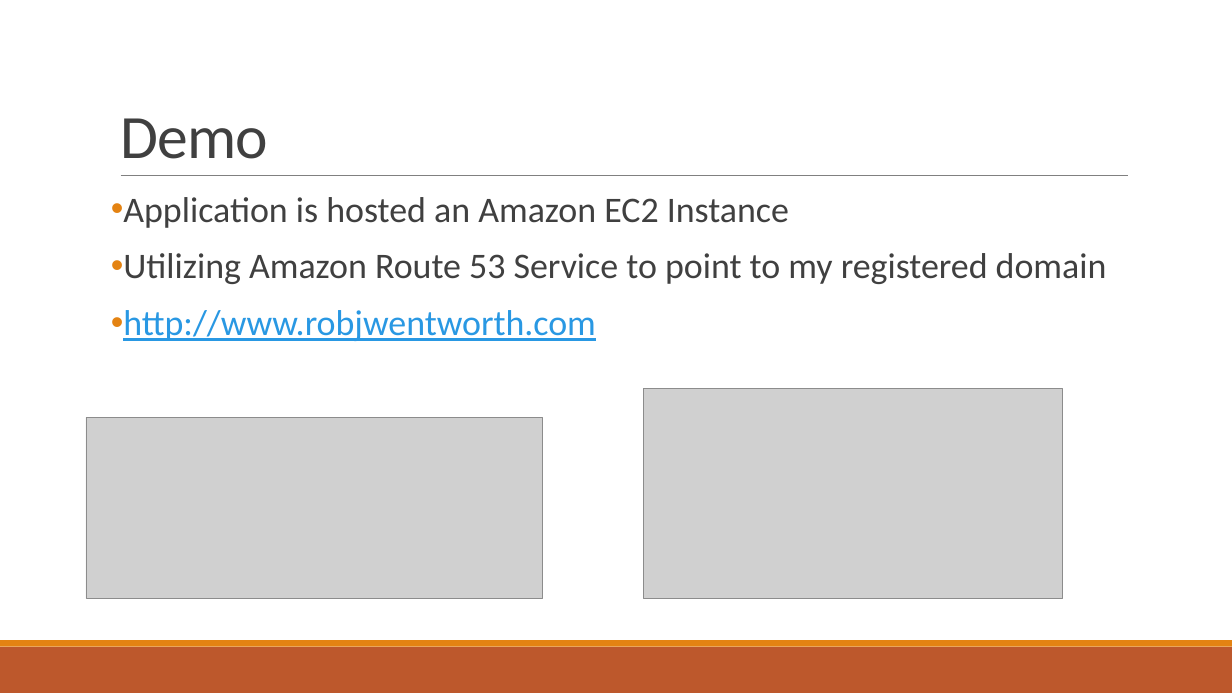
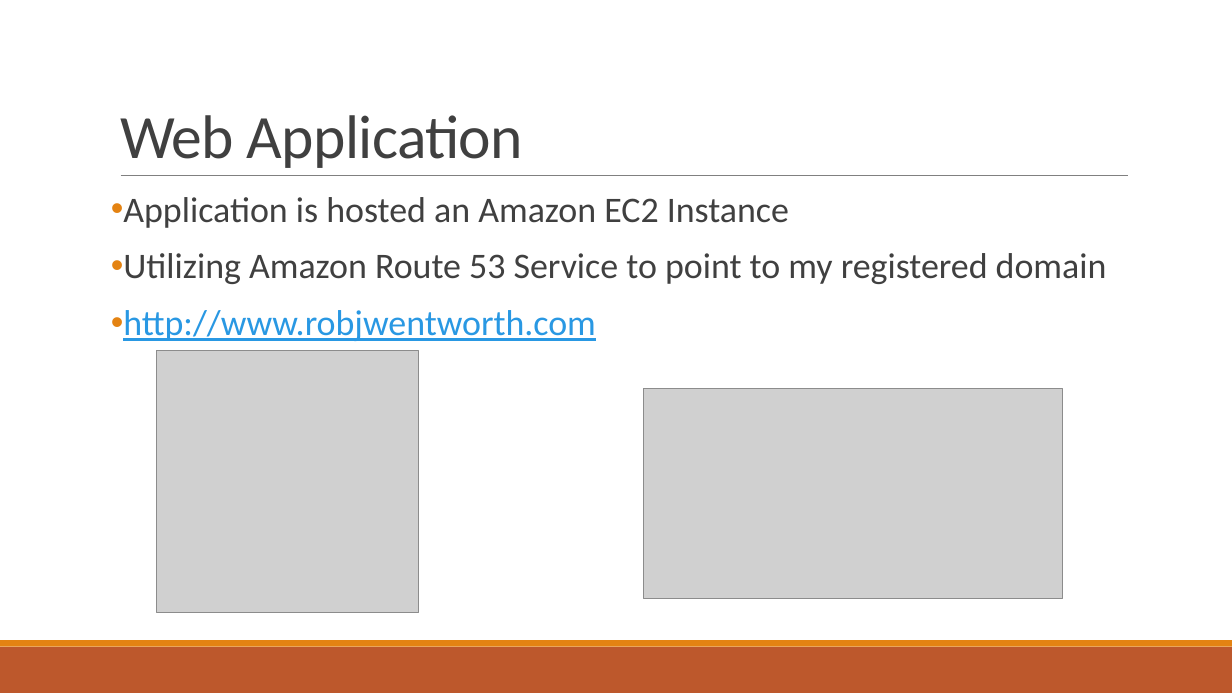
Before and after one commit to robjwentworth/capstone, a slide deck: slide 6 of rob-presentation.pptx (slide 5 before the commit). Drawn at 1232x693 pixels with LibreOffice and Linux fonts; fonts in the diff are those of the drawing; grey boxes stand for pictures. Boxes give left, top, right and bottom in pixels: in the first picture for what was removed or moved away, otherwise in the second. Text is boxed around its words. In the diff, an @@ line names an element or a change of style, - is before the commit and + after.

```diff
--- a/rob-presentation.pptx
+++ b/rob-presentation.pptx
@@ title at [120,115,523,168]: text changed @@
-Demo
+Web Application
@@ picture added at [157,351,419,613] @@
@@ picture removed at [86,418,543,599] @@
```
Also in this commit, not shown: 1 other slide changed, 3 slides added, 1 slide removed, 4 other files.
